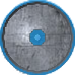
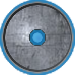
Revision of a layered 75 x 75 image; what changed, layer by layer:
removed layer "Layer2" over left=0, top=1, right=75, bottom=75
removed layer "Layer3" over left=0, top=1, right=75, bottom=75
added layer "OuterRim" above "InnerShadow #1" over left=0, top=0, right=75, bottom=75
added layer "InnerShadow #1" above "Base" over left=3, top=3, right=73, bottom=72
painted on "Base" over left=0, top=1, right=75, bottom=75
